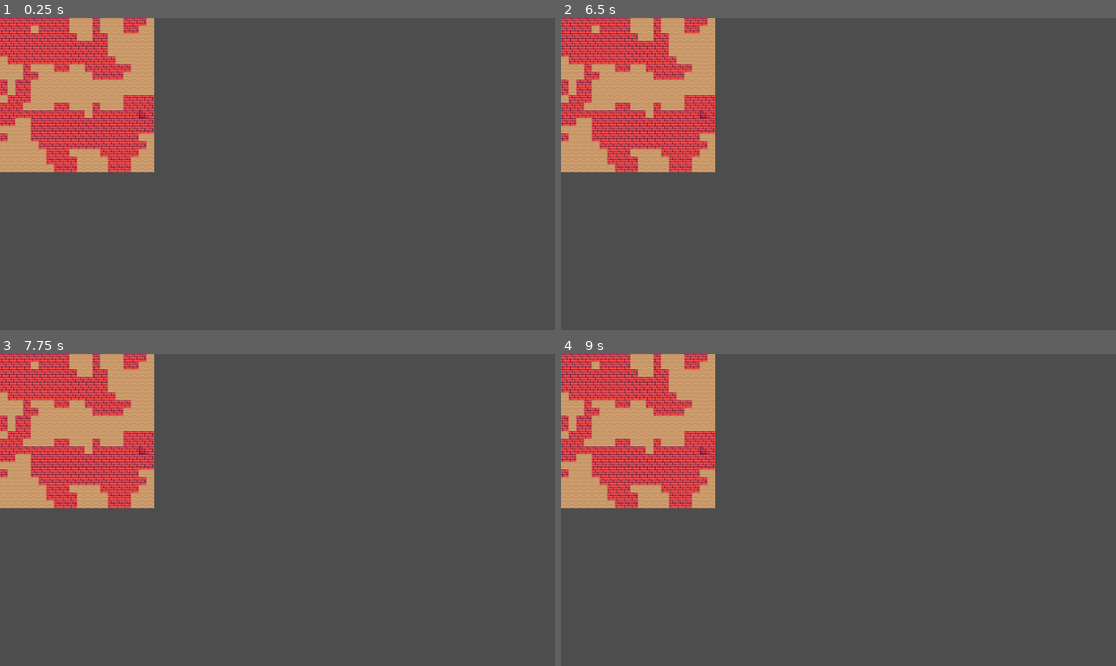
Above: before the commit, frames 1-4 (two rows, left to right).
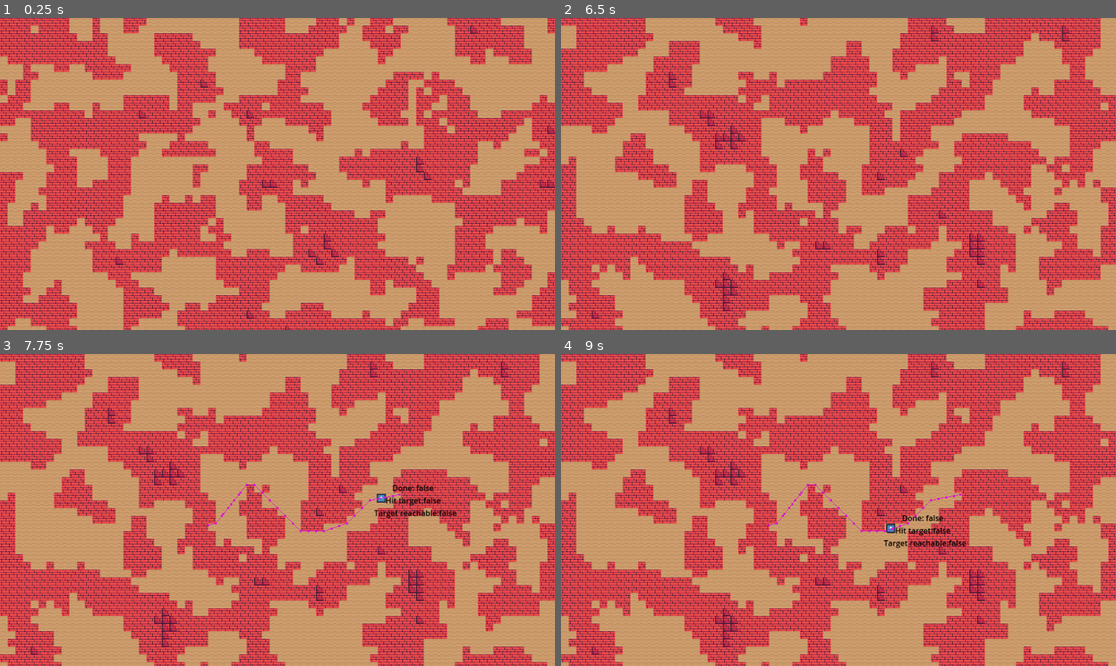
Above: after the commit, the same moments.

Repository: miguelkoro/Godot_Practica_6
Game: Godot game, scene res://main.tscn
Two runs of this game, one before a commit and one after it. Both use one fixed random seed, a clock stepped at 60 frames per second and the inputs below. The engine's default icon, where the game draws it, is replaced by a stand-in: a white triangle on a blue panel in a dark square.
Inputs (mouse positions are in pixels of both pictures, inside the frame that each line leads up to):
- Up to frame 1 (0.25 s): no input
- Up to frame 2 (6.5 s): tap Enter at 0.5, 2 s; move the mouse to (960, 158) at 0.52 s; click (960, 158) at 0.6 s; tap Space at 1.25, 2.75 s; move the mouse to (727, 189) at 1.27 s; click (727, 189) at 1.35 s; move the mouse to (894, 105) at 2.02 s; click (894, 105) at 2.1 s; move the mouse to (810, 236) at 2.77 s; click (810, 236) at 2.85 s; move the mouse to (1005, 220) at 3.52 s; click (1005, 220) at 3.6 s; move the mouse to (672, 127) at 4.27 s; click (672, 127) at 4.35 s; move the mouse to (866, 174) at 5.02 s; click (866, 174) at 5.1 s; move the mouse to (755, 96) at 5.77 s; click (755, 96) at 5.85 s
- Up to frame 3 (7.75 s): move the mouse to (399, 494) at 6.52 s; click (399, 494) at 6.6 s; tap Enter at 7.25 s; move the mouse to (166, 525) at 7.27 s; click (166, 525) at 7.35 s
- Up to frame 4 (9 s): move the mouse to (894, 441) at 8.02 s; click (894, 441) at 8.1 s; move the mouse to (810, 572) at 8.77 s; click (810, 572) at 8.85 s

The runs differ from the first frame. In frame 1, 86% of the frame differs, in the area x 0-100%, y 0-100%; in frame 2, 92%; in frame 3, 92%; in frame 4, 92%.

Commit message:
agrandado mapa

Diff:
--- a/tile_map_layer.gd
+++ b/tile_map_layer.gd
@@ -11,8 +11,8 @@
 
 func create_map() -> void:
 	noise.seed = randi() #Crea una semilla aleatoria
-	for i in range(20):
-		for j in range(20):
+	for i in range(100):
+		for j in range(100):
 			var x: float = i#randf_range(-50,50)
 			var y: float = j#randf_range(-50,50)
 
